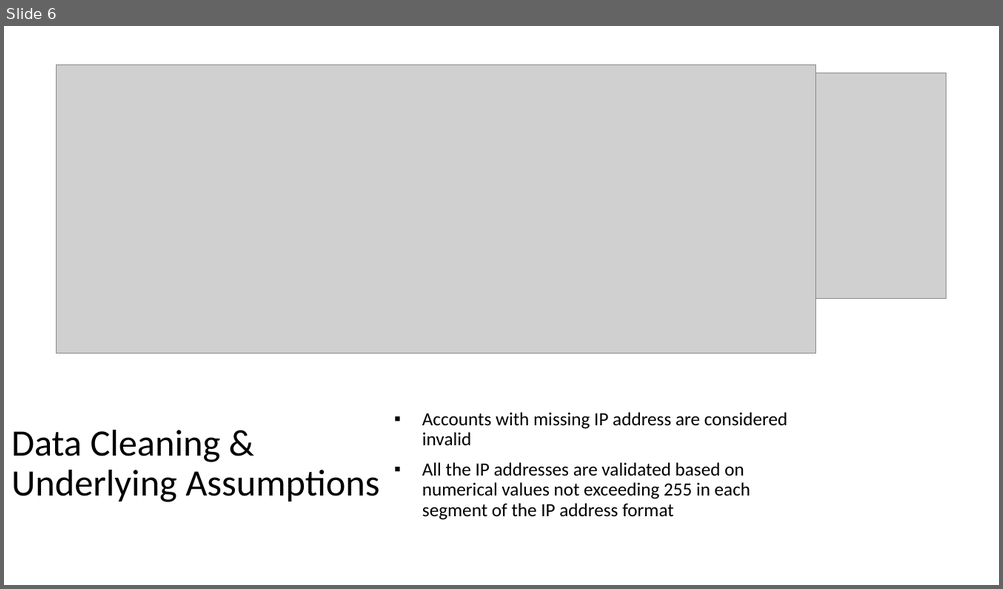
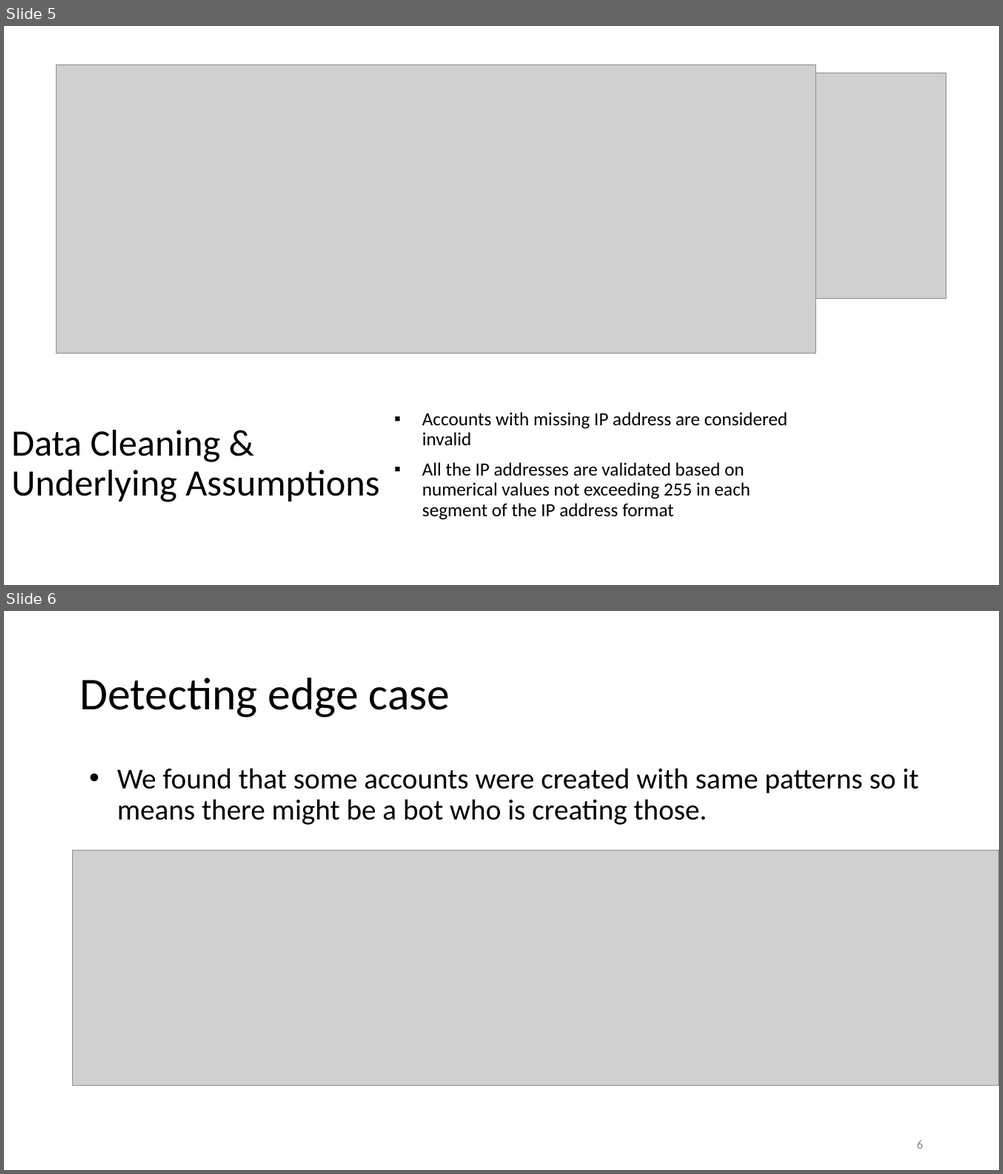
Before and after one commit to karimkhamwani/python-data-analysis, a slide deck: Capstone_600.pptx. Shown one above the other, each under a label of ours: slide 6 before the commit, slides 5 and 6 after it. The pictures are 1003x589 and 1003x1174 pixels, drawn with LibreOffice and Linux fonts; fonts in the diff are those of the drawing; grey boxes stand for pictures; background and template pictures are left out. Boxes give left, top, right and bottom in pixels: in the first picture for what was removed or moved away, otherwise in the second. Text is boxed around its words. In the diff, an @@ line names an element or a change of style, - is before the commit and + after.

```diff
--- a/Capstone_600.pptx
+++ b/Capstone_600.pptx
@@ slide 6 added at (4,611,999,1170), background #FFFFFF @@
@@ title added at (79,678,450,718), 44 pt, text #000000 @@
+Detecting edge case
@@ text added at (117,768,919,825), 28 pt, text #000000 @@
+• We found that some accounts were created with same patterns so it means there might be a bot who is creating those.
@@ picture added at (73,851,999,1086) @@
@@ page number added at (916,1140,922,1149), 12 pt, text #888888 @@
+6
@@ what was slide 6 is now slide 5 @@
```
Also in this commit, not shown: 4 slides changed, 1 other slide added, 3 slides removed, 4 other files.
